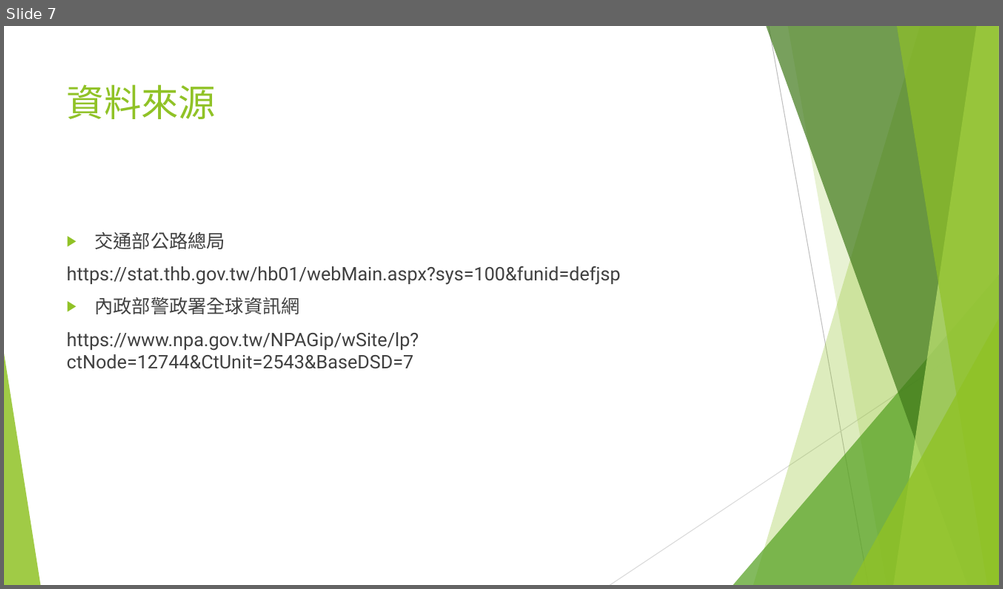
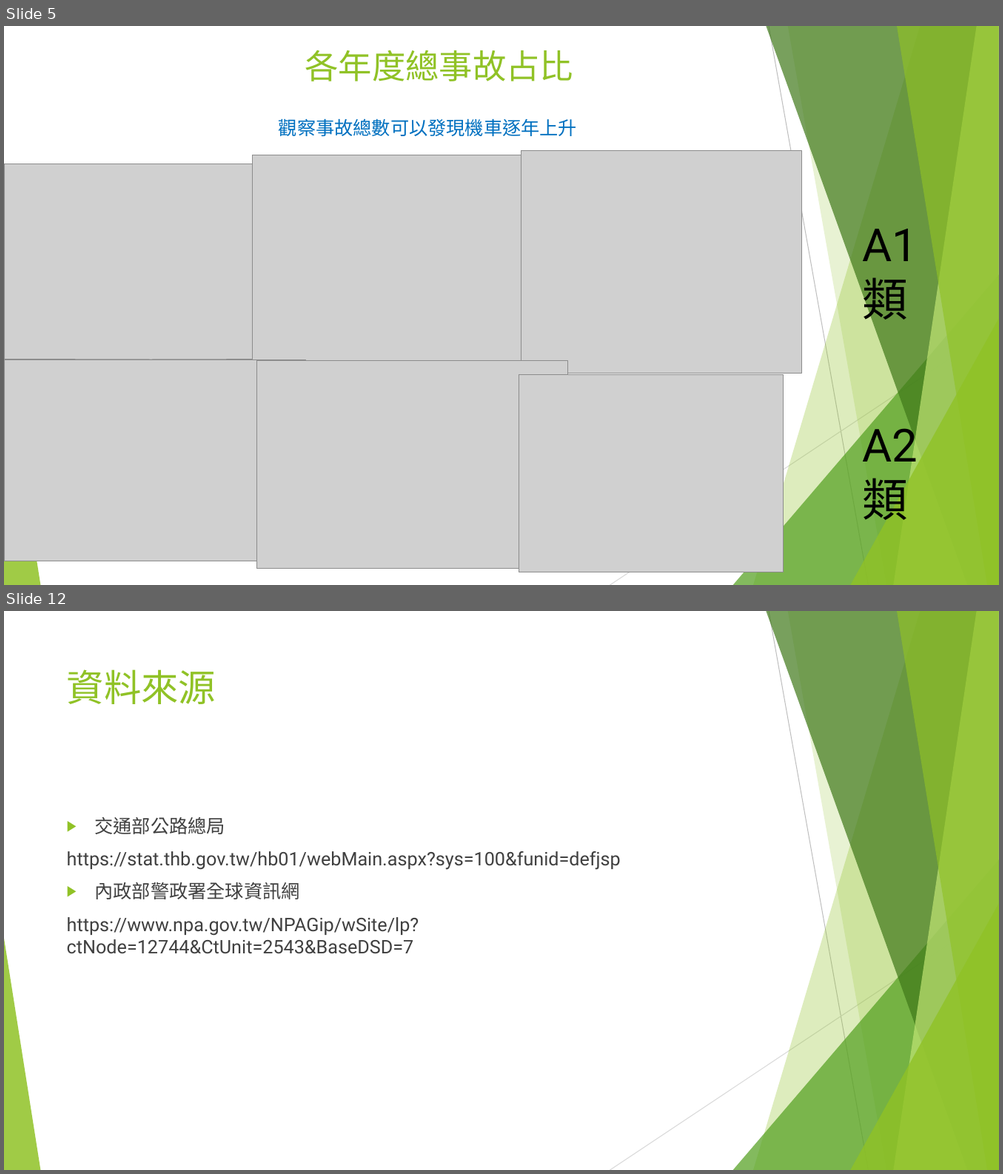
Before and after one commit to ooxx2500/python-sql-for-test, a slide deck: python/專題報告/專題報告-台灣交通事故.pptx. Shown one above the other, each under a label of ours: slide 7 before the commit, slides 5 and 12 after it; the slides between them are not shown. The pictures are 1003x589 and 1003x1174 pixels, drawn with LibreOffice and Linux fonts; fonts in the diff are those of the drawing; grey boxes stand for pictures. Boxes give left, top, right and bottom in pixels: in the first picture for what was removed or moved away, otherwise in the second. Text is boxed around its words. In the diff, an @@ line names an element or a change of style, - is before the commit and + after.

```diff
--- a/python/專題報告/專題報告-台灣交通事故.pptx
+++ b/python/專題報告/專題報告-台灣交通事故.pptx
@@ slide 5 added at [4,26,999,585], background #FFFFFF; not listed: 10 template elements that a slide beside it also shows @@
@@ title added at [304,50,573,82], 32.4 pt, text #90C226 @@
+各年度總事故占比
@@ text added at [279,118,577,136], 18 pt, text #0070C0 @@
+觀察事故總數可以發現機車逐年上升
@@ picture added at [253,155,572,369] @@
@@ picture added at [521,150,802,374] @@
@@ picture added at [4,164,297,360] @@
@@ text added at [855,212,964,330], 44 pt, text #000000 @@
+A1類
@@ picture added at [4,360,306,561] @@
@@ picture added at [257,361,568,568] @@
@@ picture added at [519,375,783,573] @@
@@ text added at [855,413,928,531], 44 pt, text #000000 @@
+A2類
@@ what was slide 7 is now slide 12 @@
```
Also in this commit, not shown: 2 slides changed, 8 other slides added, 4 slides removed, 53 other files.
